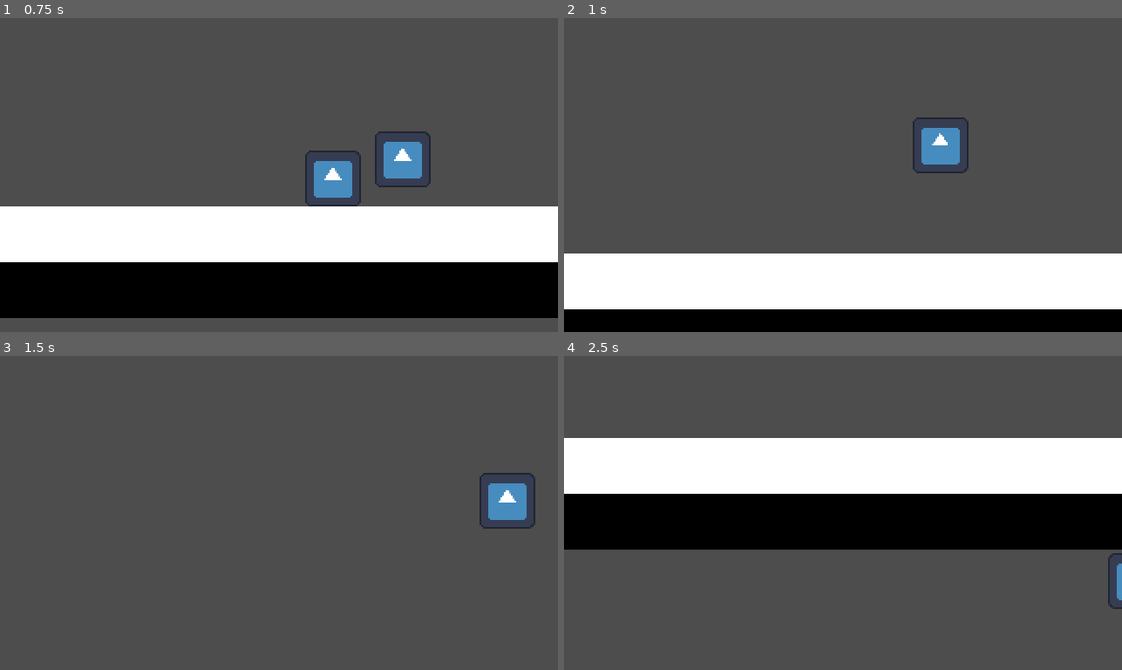
Above: before the commit, frames 1-4 (two rows, left to right).
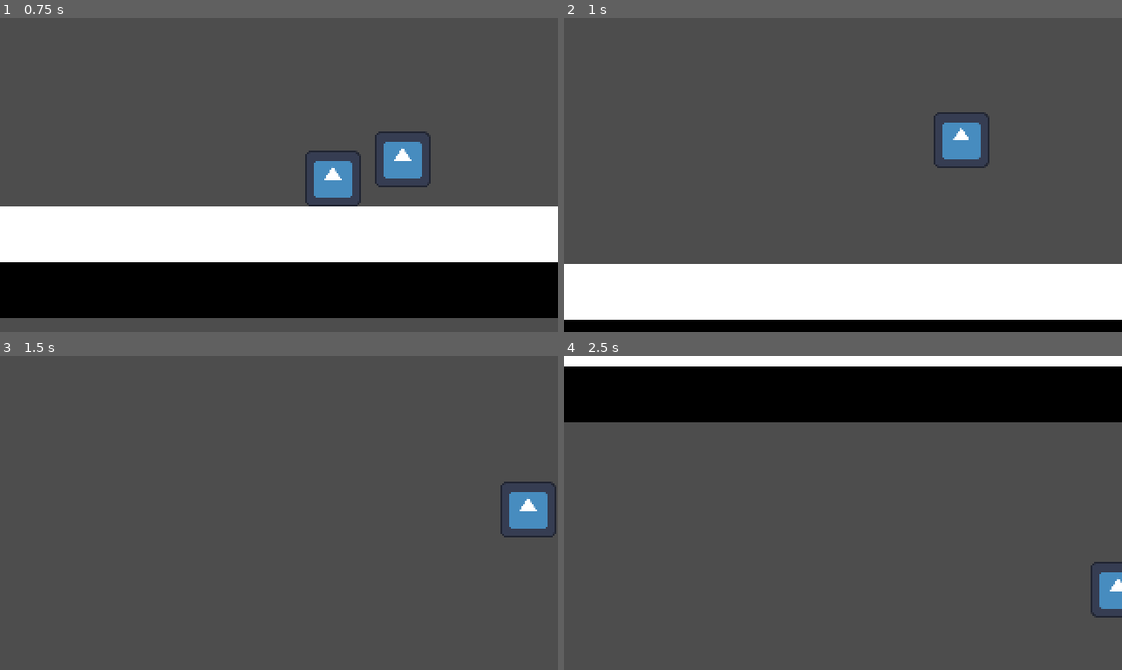
Above: after the commit, the same moments.

Repository: YhagoTomasini/BUbbling_Up
Game: Godot game, scene res://level/level.tscn
Two runs of this game, one before a commit and one after it. Both use one fixed random seed, a clock stepped at 60 frames per second and the inputs below. The engine's default icon, where the game draws it, is replaced by a stand-in: a white triangle on a blue panel in a dark square.
Inputs (mouse positions are in pixels of both pictures, inside the frame that each line leads up to):
- Up to frame 1 (0.75 s): move the mouse to (401, 159) at 0.52 s; hold D (right) from 0.53 s (still down); click (401, 159) at 0.67 s
- Up to frame 2 (1 s): keep holding D (right); tap Space (jump) at 0.77 s
- Up to frame 3 (1.5 s): keep holding D (right); move the mouse to (167, 528) at 1.27 s
- Up to frame 4 (2.5 s): tap Space (jump) at 1.52 s; move the mouse to (898, 443) at 2.02 s; release D (right) at 2.03 s; hold A (left) from 2.03 s (still down)

Frame 1 is identical in both runs. In frame 2, 8.0% of the frame differs, in the area x 0-100%, y 30-97%; in frame 3, 1.4%; in frame 4, 57%, in the area x 0-100%, y 0-84%.

Commit message:
fixed bubble not popping when it's under the player

Diff:
--- a/bubble/bubble.tscn
+++ b/bubble/bubble.tscn
@@ -1,11 +1,15 @@
-[gd_scene load_steps=5 format=3 uid="uid://bjkpdgocrjw"]
+[gd_scene load_steps=6 format=3 uid="uid://bjkpdgocrjw"]
 
 [ext_resource type="Script" path="res://bubble/scripts/bubble.gd" id="1_lcrgs"]
 [ext_resource type="Texture2D" uid="uid://elysc3etitwg" path="res://assets/icon.svg" id="2_kff4k"]
 [ext_resource type="PackedScene" uid="uid://di4smmqejy1rs" path="res://bubble/floatComponent.tscn" id="3_y01sx"]
 
+[sub_resource type="CapsuleShape2D" id="CapsuleShape2D_0y0st"]
+radius = 16.0
+height = 32.0
+
 [sub_resource type="CircleShape2D" id="CircleShape2D_sra56"]
-radius = 16.1245
+radius = 13.0384
 
 [node name="bubbleScene" type="Node2D"]
 
@@ -20,7 +24,7 @@
 [node name="Area2D" type="Area2D" parent="bubble" groups=["bubble"]]
 
 [node name="CollisionShape2D" type="CollisionShape2D" parent="bubble/Area2D"]
-shape = SubResource("CircleShape2D_sra56")
+shape = SubResource("CapsuleShape2D_0y0st")
 
 [node name="FloatComponent" parent="bubble" instance=ExtResource("3_y01sx")]
 
Not shown, added: designDocs/Eagle/Eagle.png.import
Not shown, added: designDocs/P1 anims/P1-Falling.png.import
Not shown, added: designDocs/P1 anims/P1-Jumping.png.import
Not shown, added: designDocs/P1 anims/P1-PrepareJump.png.import
Not shown, added: designDocs/P1 anims/P1-idle.png.import
Not shown, added: designDocs/P1 anims/P1-walk.png.import
Not shown, added: designDocs/P2 anims/P2-Bubbling.png.import
Not shown, added: designDocs/P2 anims/P2-Idle.png.import
